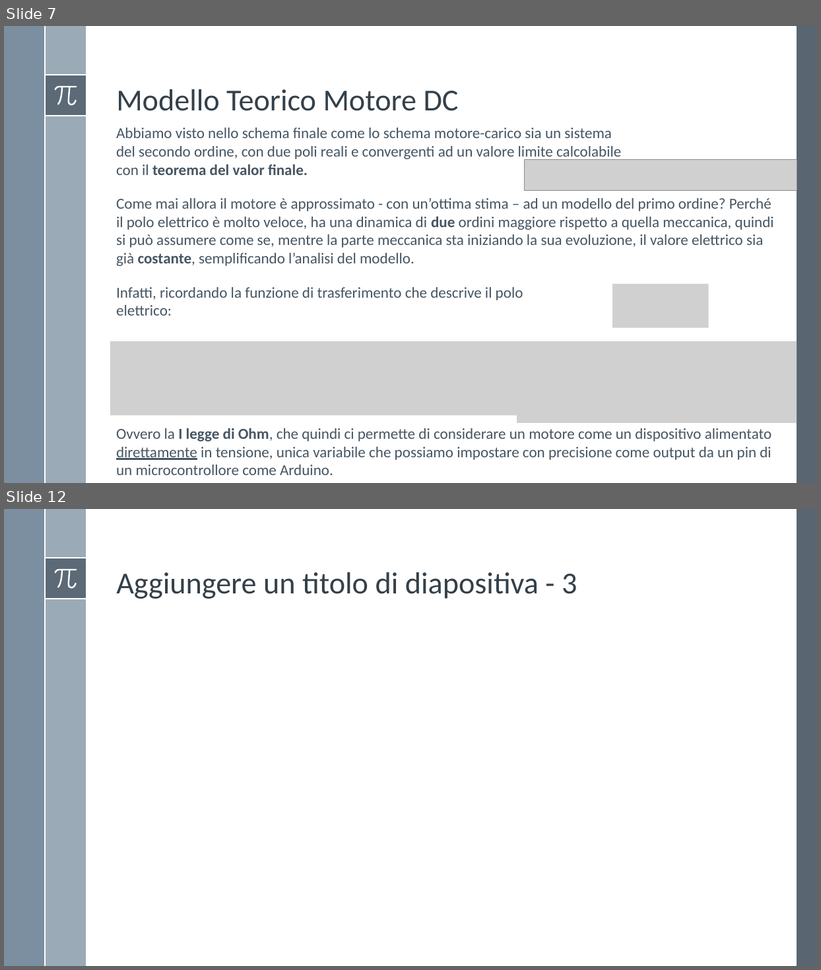
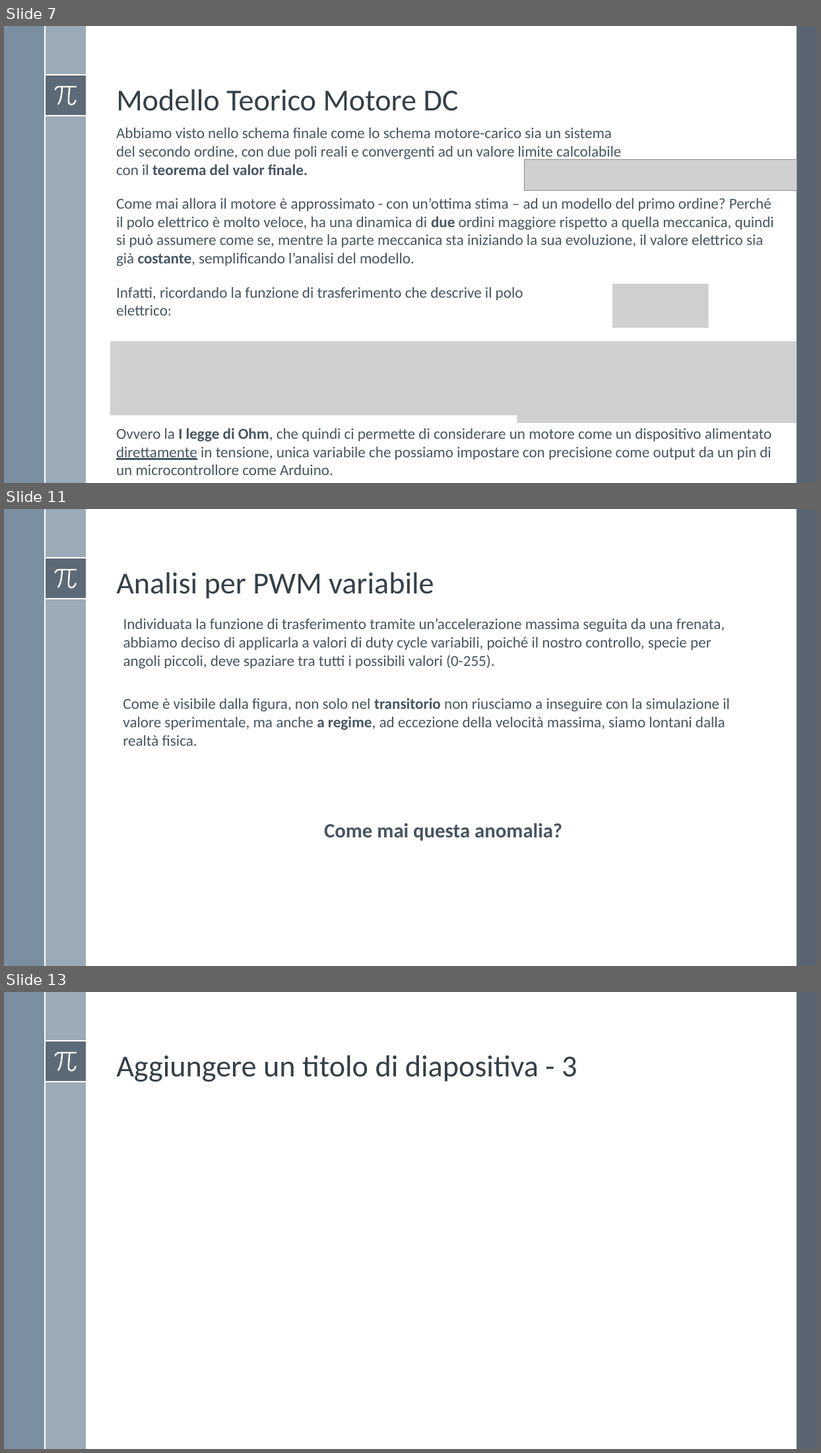
Before and after one commit to Alfystar/mv-Project, a slide deck: 00_Relazione/Modello e identificazione di un motore DC/Modello e identificazione di un motore DC.pptx. Shown one above the other, each under a label of ours: slides 7 and 12 before the commit, slides 7, 11 and 13 after it; the slides between them are not shown. The pictures are 821x970 and 821x1453 pixels, drawn with LibreOffice and Linux fonts; fonts in the diff are those of the drawing; grey boxes stand for pictures. Boxes give left, top, right and bottom in pixels: in the first picture for what was removed or moved away, otherwise in the second. Text is boxed around its words. In the diff, an @@ line names an element or a change of style, - is before the commit and + after.

```diff
--- a/00_Relazione/Modello e identificazione di un motore DC/Modello e identificazione di un motore DC.pptx
+++ b/00_Relazione/Modello e identificazione di un motore DC/Modello e identificazione di un motore DC.pptx
@@ slide 11 added at (4,509,817,966), background #FFFFFF; not listed: 8 template elements that a slide beside it also shows @@
@@ title added at (116,572,434,599), 36 pt, text #35404A @@
+Analisi per PWM variabile
@@ text added at (123,619,725,669), 18 pt, text #465562 @@
+Individuata la funzione di trasferimento tramite un’accelerazione massima seguita da una frenata, abbiamo deciso di applicarla a valori di duty cycle variabili, poiché il nostro controllo, specie per angoli piccoli, deve spaziare tra tutti i possibili valori (0-255).
@@ text added at (123,698,730,746), 18 pt, text #465562 @@
+Come è visibile dalla figura, non solo nel transitorio non riusciamo a inseguire con la simulazione il valore sperimentale, ma anche a regime, ad eccezione della velocità massima, siamo lontani dalla realtà fisica.
@@ text added at (324,823,562,841), 24 pt, text #465562, bold @@
+Come mai questa anomalia?
@@ what was slide 12 is now slide 13 @@
```
Also in this commit, not shown: 2 slides changed, 2 other slides added, 2 slides removed, 9 other files.
